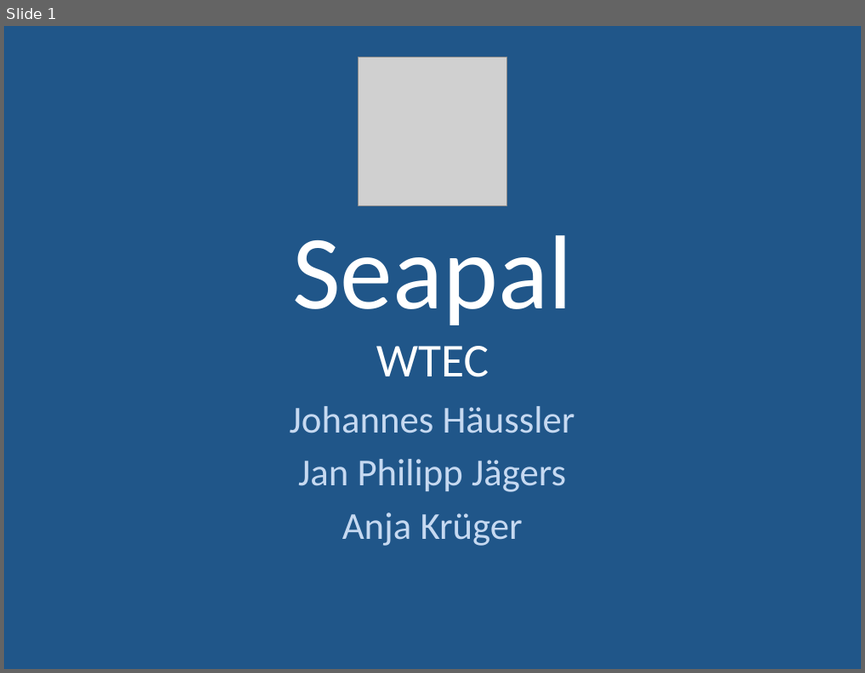
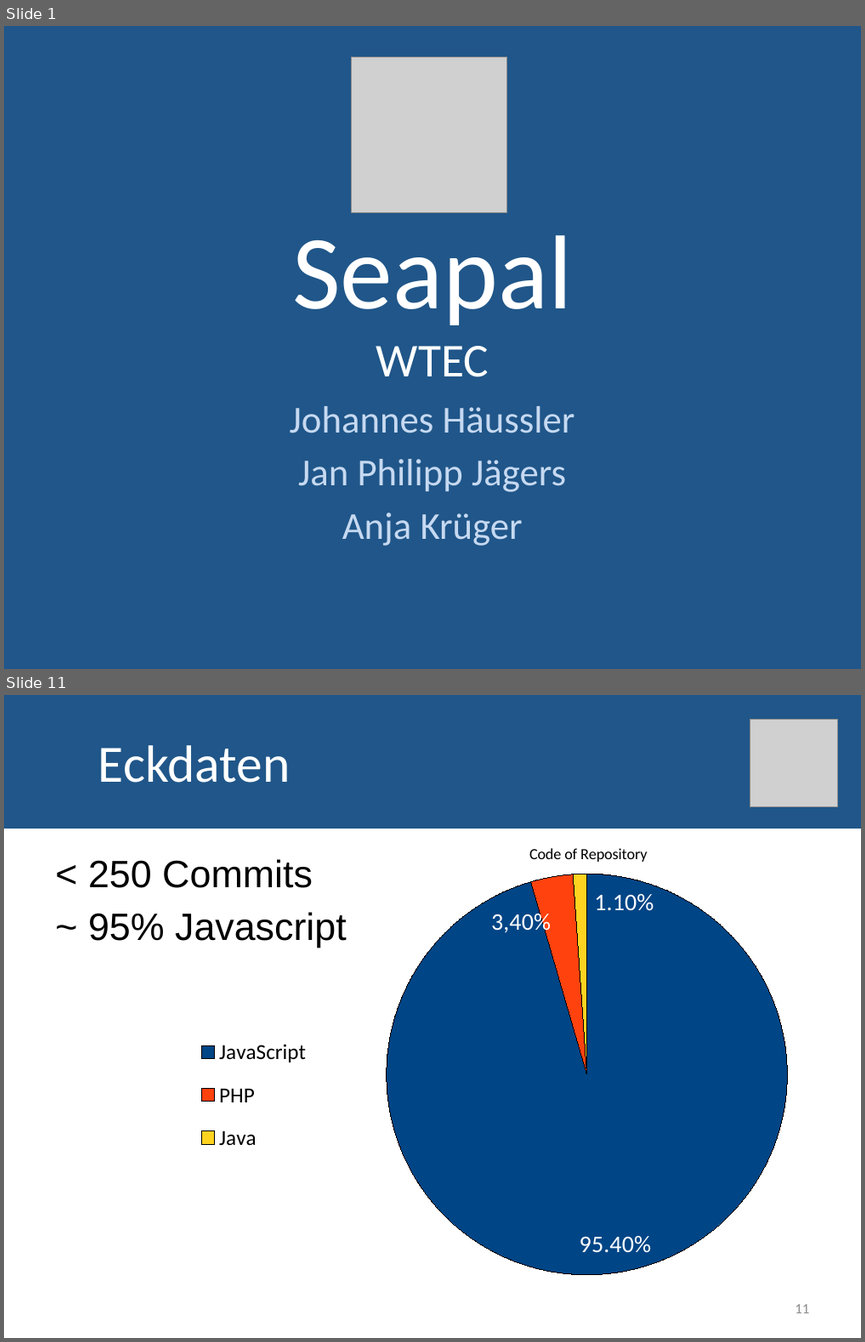
Before and after one commit to JoHae/htwg.seapal.akjjjh, a slide deck: docs/Seapal_Praesi.pptx. Shown one above the other, each under a label of ours: slide 1 before the commit, slides 1 and 11 after it; the slides between them are not shown. The pictures are 865x673 and 865x1342 pixels, drawn with LibreOffice and Linux fonts; fonts in the diff are those of the drawing; grey boxes stand for pictures. Boxes give left, top, right and bottom in pixels: in the first picture for what was removed or moved away, otherwise in the second. Text is boxed around its words. In the diff, an @@ line names an element or a change of style, - is before the commit and + after.

```diff
--- a/docs/Seapal_Praesi.pptx
+++ b/docs/Seapal_Praesi.pptx
@@ slide 11 added at bbox=[4, 695, 861, 1338], background #FFFFFF @@
@@ rectangle added at bbox=[4, 695, 861, 828], fill #205689, outline #205689 0.75 pt, 44 pt, text #FFFFFF @@
+Eckdaten
@@ picture added at bbox=[749, 720, 837, 807] @@
@@ pie chart added at bbox=[177, 828, 814, 1287] @@
+title "Code of Repository"
+categories: JavaScript, PHP, Java
+Series 1: 0.954, 0.034, 0.011
@@ text added at bbox=[88, 859, 313, 1062], 32 pt, text #000000 @@
+< 250 Commits
+~ 95% Javascript
@@ page number added at bbox=[794, 1304, 809, 1313], 12 pt, text #8C8C8C @@
+11
@@ slide 1 changed as well @@
@@ picture: place and size @@
-picture at bbox=[358, 57, 506, 205]
+picture at bbox=[352, 57, 507, 212]
```
Also in this commit, not shown: 9 other slides added, 1 slide removed, 2 other files.
